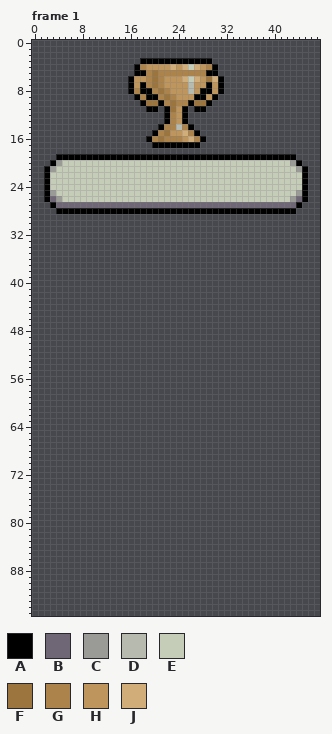
Pixel-art file, stored at Construction/Throphy.aseprite. The picture above is the old version.
48x96 pixels, 33 frames. Shown: frame 1. The commit also changed other frames, which this record leaves out.
Palette (. is transparent): A #000000  B #6f6776  C #9a9a97  D #b6baaf  E #c5ccb8  F #9c753e  G #ab834b  H #be955c  J #d1ad7a
And afterwards:
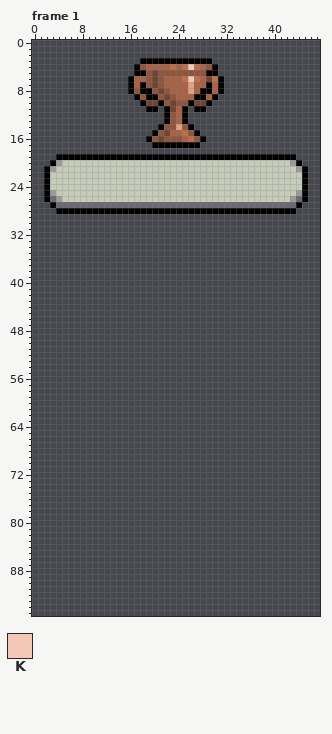
Colours new in this view: K #f4c8b7
Diff:
layer "Bronze" added
layer "Layer 3" removed
@@ palette @@
-D #b6baaf
+D #e49e80
-F #9c753e
+F #724330
-G #ab834b
+G #91553c
-H #be955c
+H #ab6244
-J #d1ad7a
+J #c26c49
--- frame 1, layer "Bronze"
@@ x 24..28 @@
  3 AAAAA
- 4 HJEJH
+ 4 HJKJH
  5 GGGGG
- 6 HJEJH
+ 6 HJKJH
  7 HHDHH
